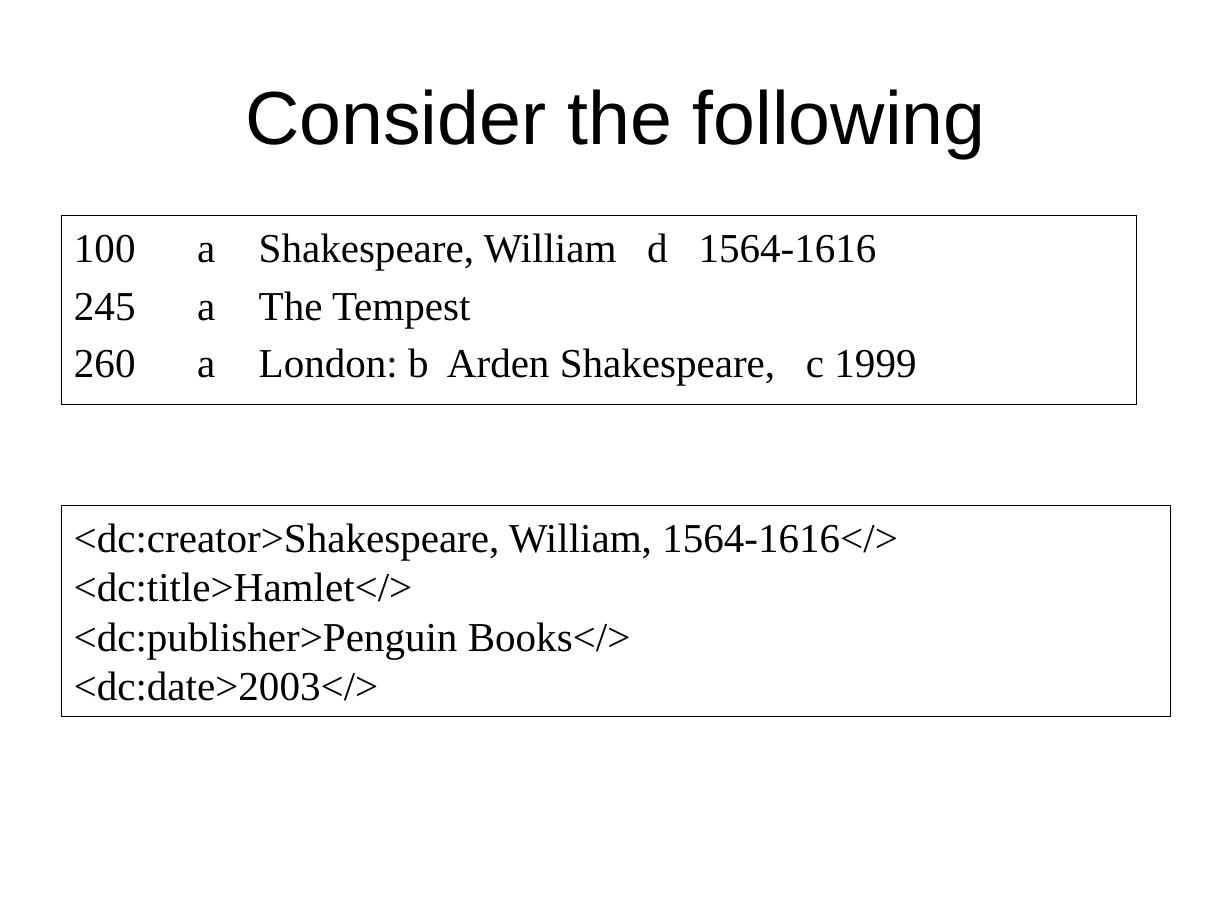
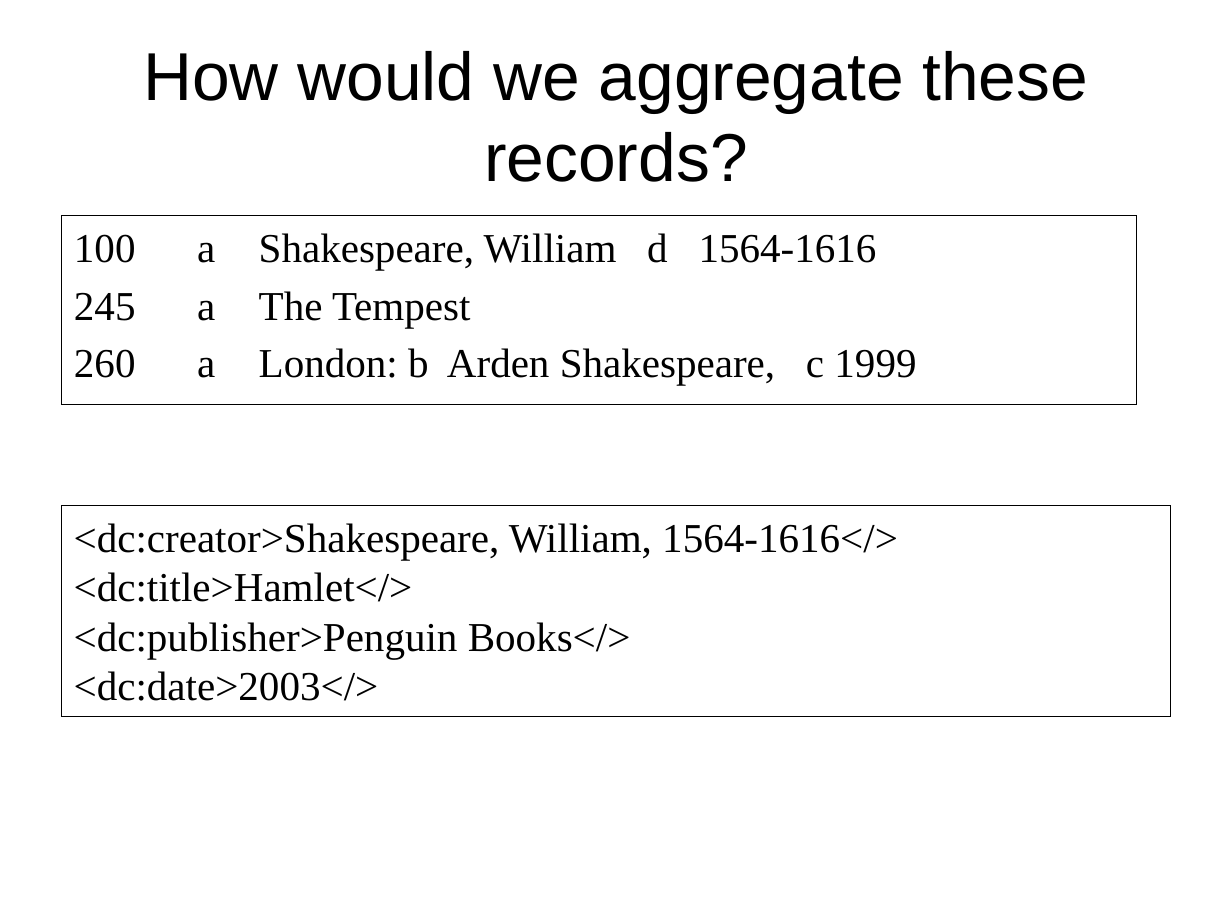
Before and after one commit to DataCurationWorkshop/HongKongCurationWorkshop, a slide deck: slide 19 of Day_2/Day_2_Lectures/Day_2_Lecture_Metadata2.pptx (slide 16 before the commit). Drawn at 1232x924 pixels with LibreOffice and Linux fonts; fonts in the diff are those of the drawing; background and template pictures are left out. Boxes give left, top, right and bottom in pixels: in the first picture for what was removed or moved away, otherwise in the second. Text is boxed around its words. In the diff, an @@ line names an element or a change of style, - is before the commit and + after.

```diff
--- a/Day_2/Day_2_Lectures/Day_2_Lecture_Metadata2.pptx
+++ b/Day_2/Day_2_Lectures/Day_2_Lecture_Metadata2.pptx
@@ title at box(143, 51, 1088, 182): text changed; size 44 to 39.6 pt @@
-Consider the following
+How would we aggregate these records?
```
Also in this commit, not shown: 4 other slides changed, 14 slides added, 10 slides removed, 1 other file.
